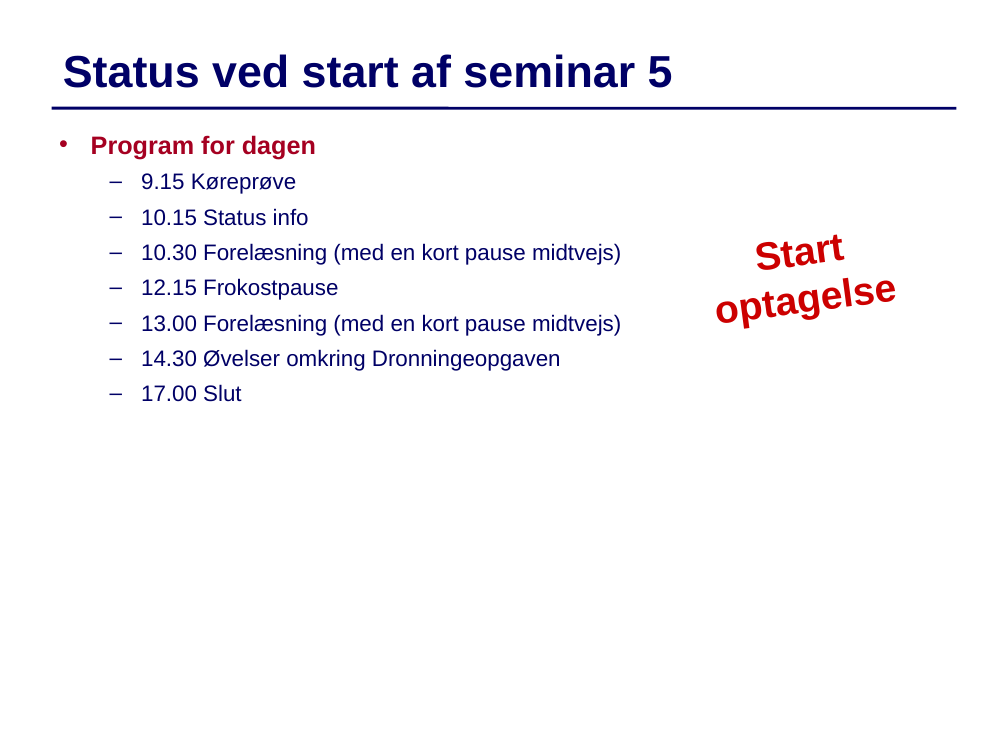
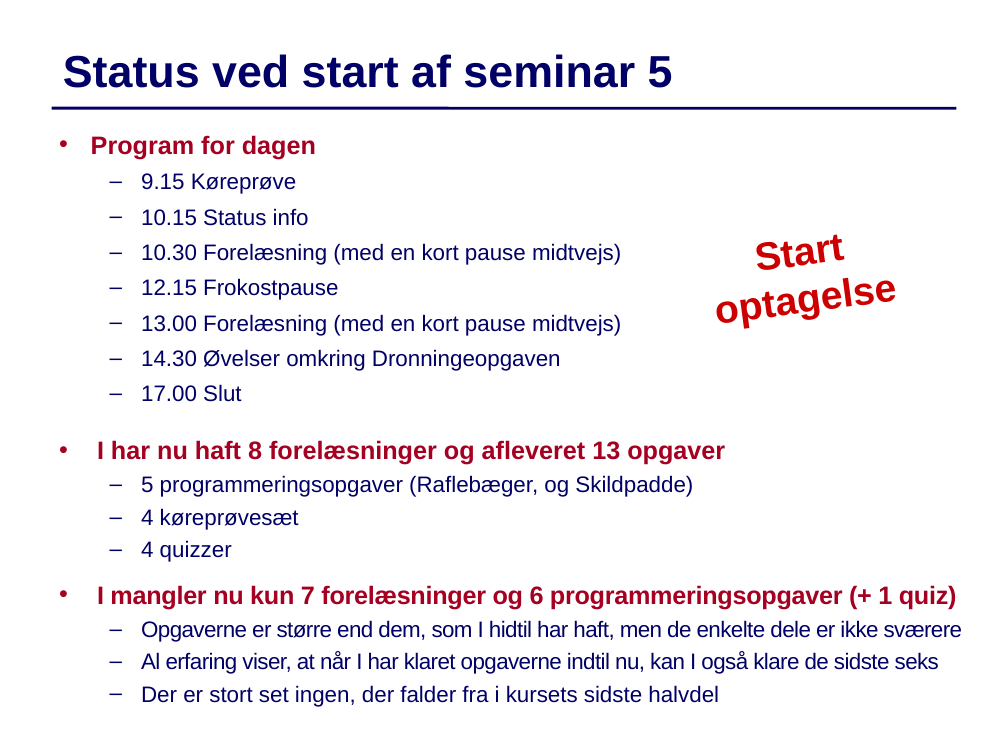
Before and after one commit to IntProgAU/Materiale, a slide deck: slide 1 of web/g22/status/Status5.pptx. Drawn at 1008x756 pixels with LibreOffice and Linux fonts; fonts in the diff are those of the drawing. Boxes give left, top, right and bottom in pixels: in the first picture for what was removed or moved away, otherwise in the second. Text is boxed around its words. In the diff, an @@ line names an element or a change of style, - is before the commit and + after.

```diff
--- a/web/g22/status/Status5.pptx
+++ b/web/g22/status/Status5.pptx
@@ text added at (97, 440, 963, 707), 16 pt, text #000066 @@
+  • I har nu haft 8 forelæsninger og afleveret 13 opgaver
+  – 5 programmeringsopgaver (Raflebæger, og Skildpadde)
+  – 4 køreprøvesæt
+  – 4 quizzer
+  • I mangler nu kun 7 forelæsninger og 6 programmeringsopgaver (+ 1 quiz)
+  – Opgaverne er større end dem, som I hidtil har haft, men de enkelte dele er ikke sværere
+  – Al erfaring viser, at når I har klaret opgaverne indtil nu, kan I også klare de sidste seks
+  – Der er stort set ingen, der falder fra i kursets sidste halvdel
```
